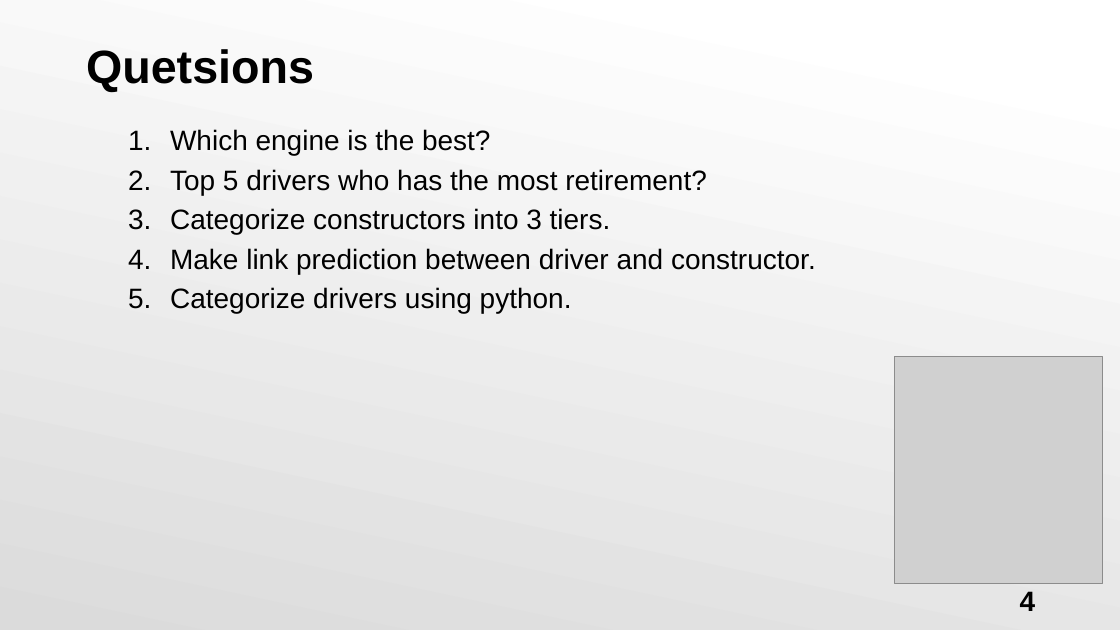
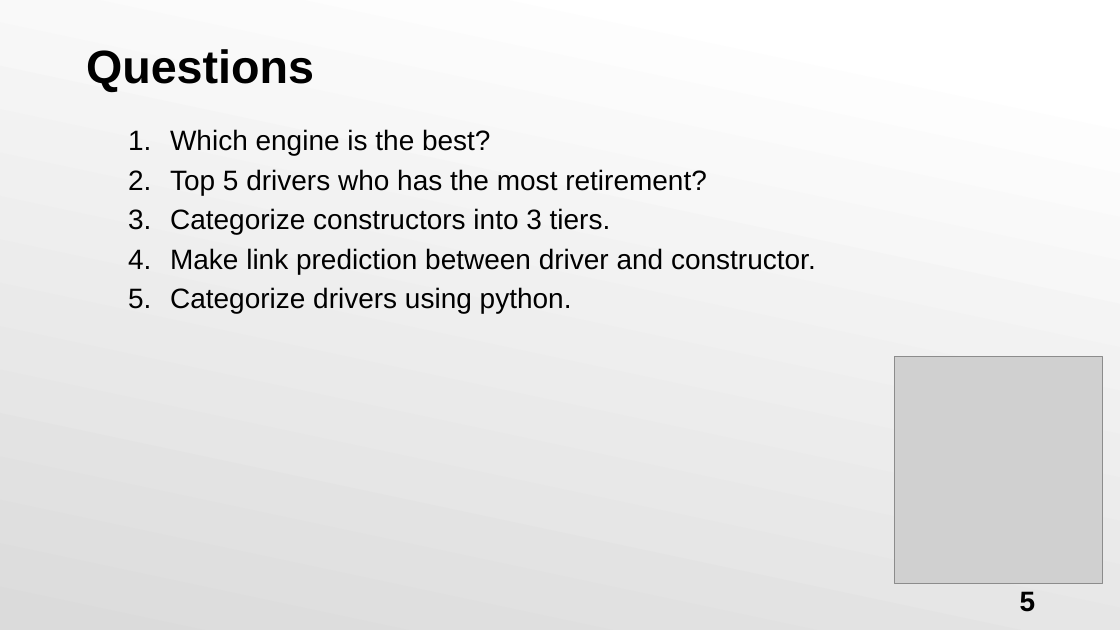
Before and after one commit to kitkit922/BigData_Project_GraphDB, a slide deck: slide 5 of BigData_project02_neo4j.pptx (slide 4 before the commit). Drawn at 1120x630 pixels with LibreOffice and Linux fonts; fonts in the diff are those of the drawing; grey boxes stand for pictures. Boxes give left, top, right and bottom in pixels: in the first picture for what was removed or moved away, otherwise in the second. Text is boxed around its words. In the diff, an @@ line names an element or a change of style, - is before the commit and + after.

```diff
--- a/BigData_project02_neo4j.pptx
+++ b/BigData_project02_neo4j.pptx
@@ title at [86,49,314,92]: text changed @@
-Quetsions
+Questions
@@ page number at [1020,591,1036,612]: text changed @@
-4
+5
```
Also in this commit, not shown: 3 other slides changed, 1 slide added.
